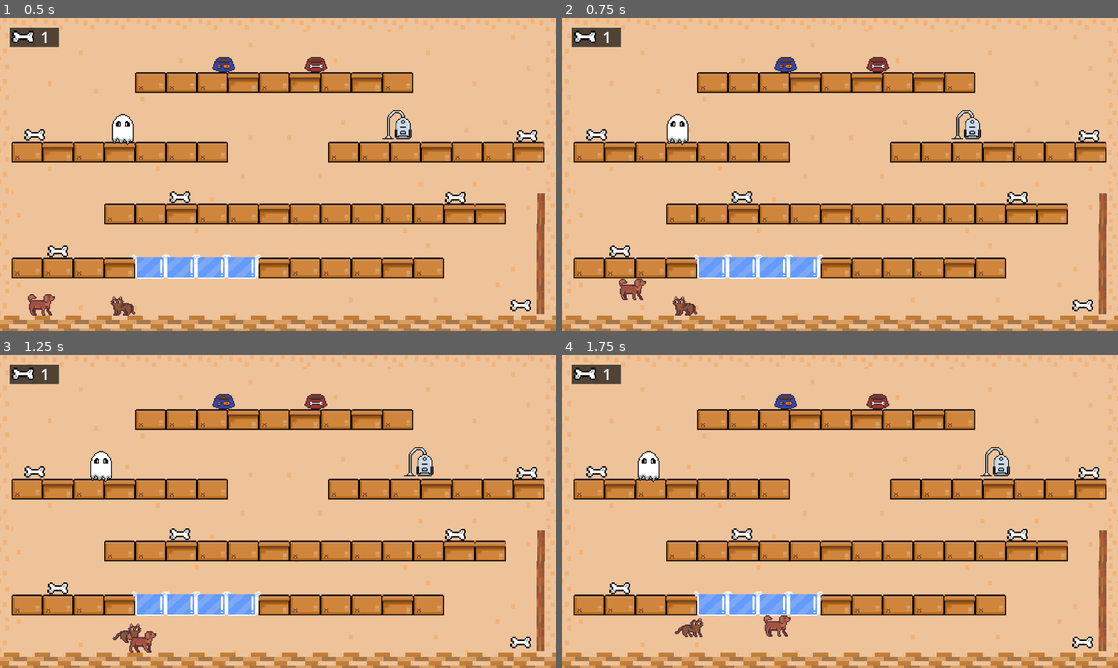
Above: before the commit, frames 1-4 (two rows, left to right).
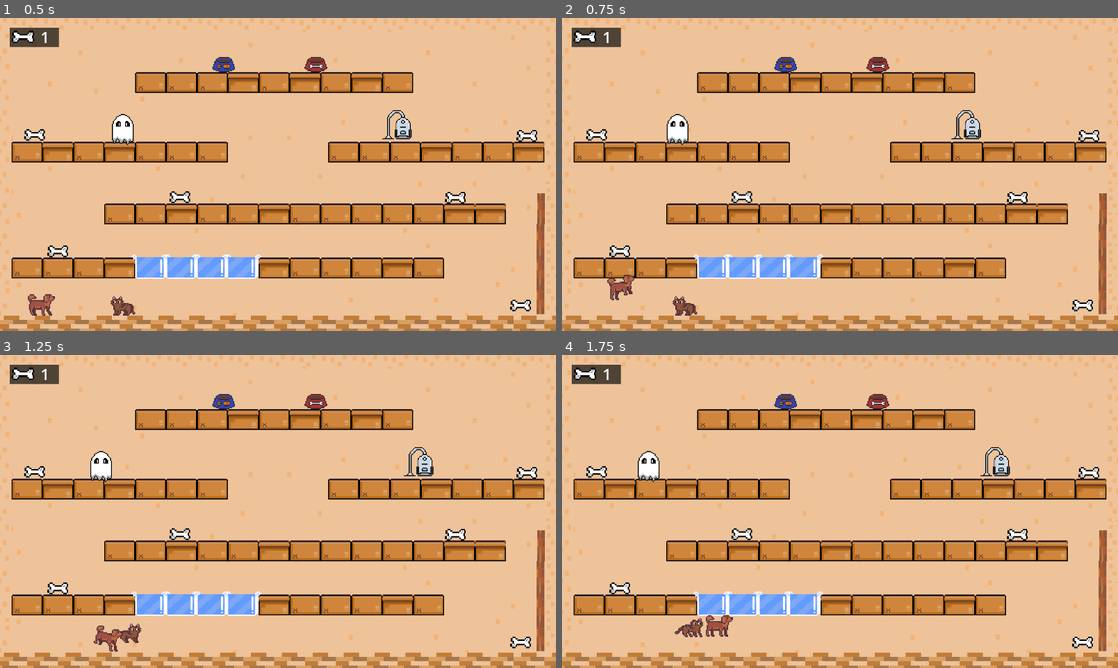
Above: after the commit, the same moments.

Repository: SimranKBrar/FrinciAndRosie
Game: Godot game, scene res://Scenes/Main.tscn
Two runs of this game, one before a commit and one after it. Both use one fixed random seed, a clock stepped at 60 frames per second and the inputs below.
Inputs:
- Up to frame 1 (0.5 s): no input
- Up to frame 2 (0.75 s): tap Enter (ui_accept) at 0.5 s; hold Right (ui_right) from 0.53 s (still down); hold Enter (ui_accept) from 0.53 s (still down)
- Up to frame 3 (1.25 s): keep holding Right (ui_right); keep holding Enter (ui_accept); tap E (cat_jump) at 0.77 s
- Up to frame 4 (1.75 s): keep holding Right (ui_right); release Enter (ui_accept) at 1.28 s; tap Q (cat_attack) at 1.35 s; tap E (cat_jump) at 1.52 s; tap Enter (ui_accept) at 1.55 s

Frame 1 is identical in both runs. In frame 2, 0.4% of the frame differs, in the area x 8-16%, y 82-91%; in frame 3, 0.4%; in frame 4, 0.5%, in the area x 25-42%, y 83-90%.

Commit message:
Commiting code fixes, to jump, and jump animation.

Diff:
--- a/FrinciAndRosie/Scripts/player.gd
+++ b/FrinciAndRosie/Scripts/player.gd
@@ -1,9 +1,9 @@
 extends CharacterBody2D
 
 #player movement variables
-@export var speed = 300
+@export var speed = 200
 @export var gravity = 300
-@export var jump_height = -300
+@export var jump_height = -225
 
 signal update_lives(lives, max_lives)
 
@@ -43,13 +43,15 @@
 	if Input.is_action_pressed("ui_left") || Input.is_action_just_released("ui_accept"):
 		$AnimatedSprite2D.flip_h = true
 		$AttackBox.position.x = -55
-		$AnimatedSprite2D.play("dog_walk")
+		if not $AnimatedSprite2D.is_playing():
+			$AnimatedSprite2D.play("dog_walk")
 
 	#on right (add is_action_just_released so you continue running after jumping)
 	if Input.is_action_pressed("ui_right") || Input.is_action_just_released("ui_accept"):
 		$AnimatedSprite2D.flip_h = false
 		$AttackBox.position.x = 0
-		$AnimatedSprite2D.play("dog_walk")
+		if not $AnimatedSprite2D.is_playing():
+			$AnimatedSprite2D.play("dog_walk")
 
 	#on jump
 	if  Input.is_action_pressed("ui_accept") and is_on_floor():
Not shown, added: FrinciAndRosie/export_presets.cfg
